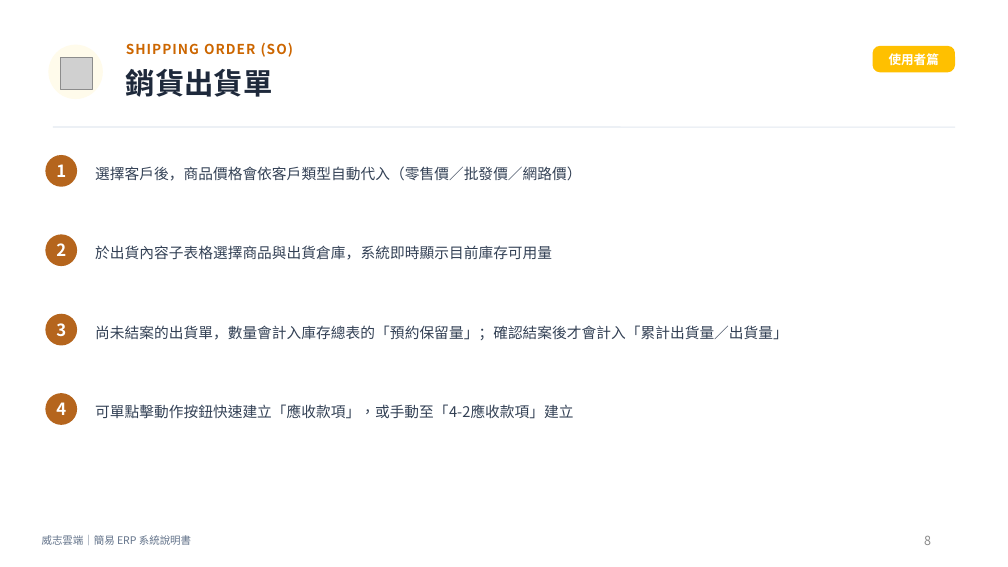
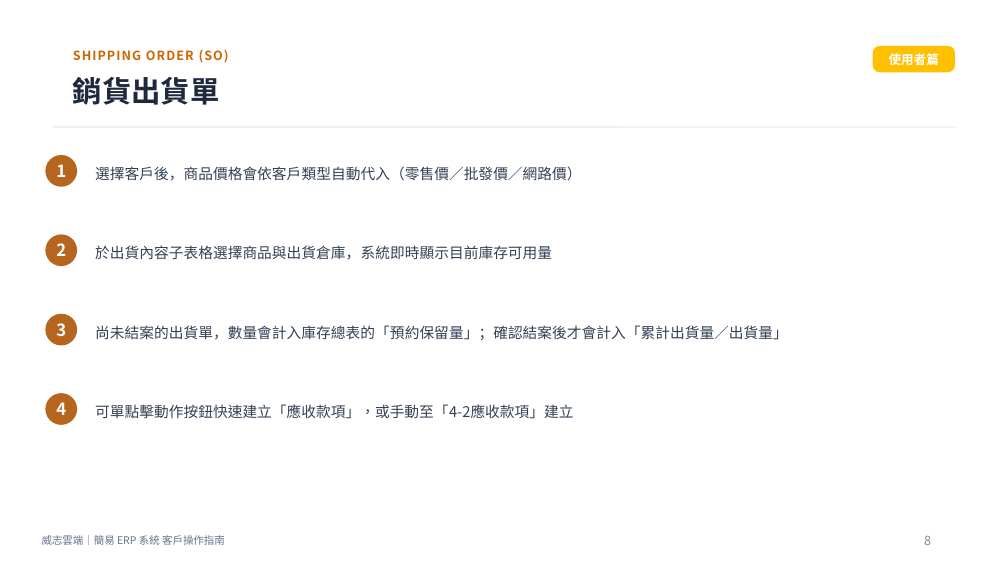
Before and after one commit to nkn262628/simple-erp-system, a slide deck: slide 8 of ERP說明_使用者篇.pptx. Drawn at 1008x567 pixels with LibreOffice and Linux fonts; fonts in the diff are those of the drawing; grey boxes stand for pictures. Boxes give left, top, right and bottom in pixels: in the first picture for what was removed or moved away, otherwise in the second. Text is boxed around its words. In the diff, an @@ line names an element or a change of style, - is before the commit and + after.

Commit message:
修訂說明書

```diff
--- a/ERP說明_使用者篇.pptx
+++ b/ERP說明_使用者篇.pptx
@@ ellipse removed at (48,45,103,99) @@
@@ picture removed at (60,57,92,89) @@
@@ text "SHIPPING ORDER (SO)": place and size @@
-text "SHIPPING ORDER (SO)" at (126,42,293,57)
+text "SHIPPING ORDER (SO)" at (73,49,229,63)
@@ text "SHIPPING ORDER (SO)" at (73,49,229,63): size 13 to 12 pt @@
@@ text "銷貨出貨單": place and size @@
-text "銷貨出貨單" at (126,69,273,97)
+text "銷貨出貨單" at (73,77,220,105)
@@ text at (42,535,225,545): text changed @@
-威志雲端｜簡易 ERP 系統說明書
+威志雲端｜簡易 ERP 系統 客戶操作指南
```
Also in this commit, not shown: 10 other slides changed, 3 other files.
